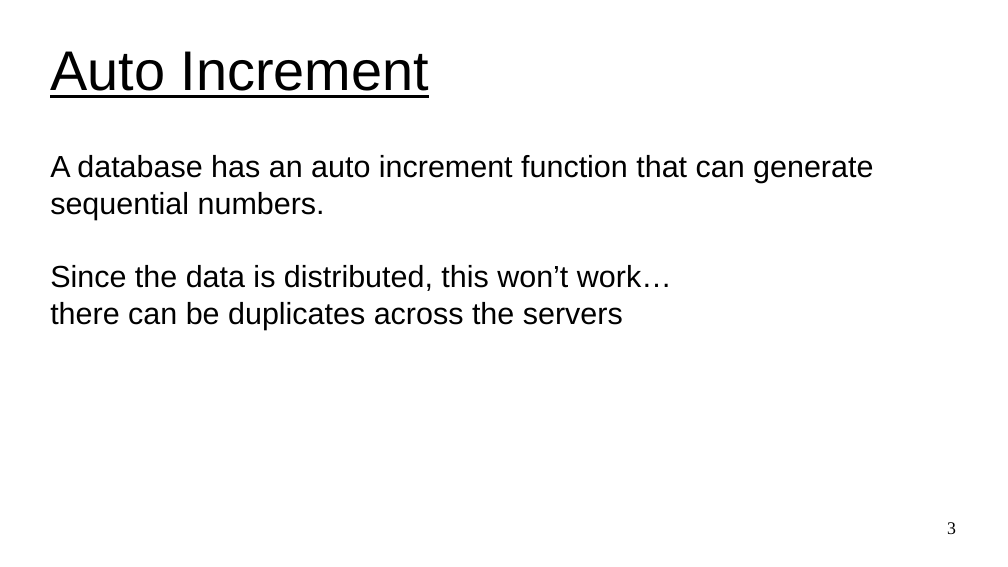
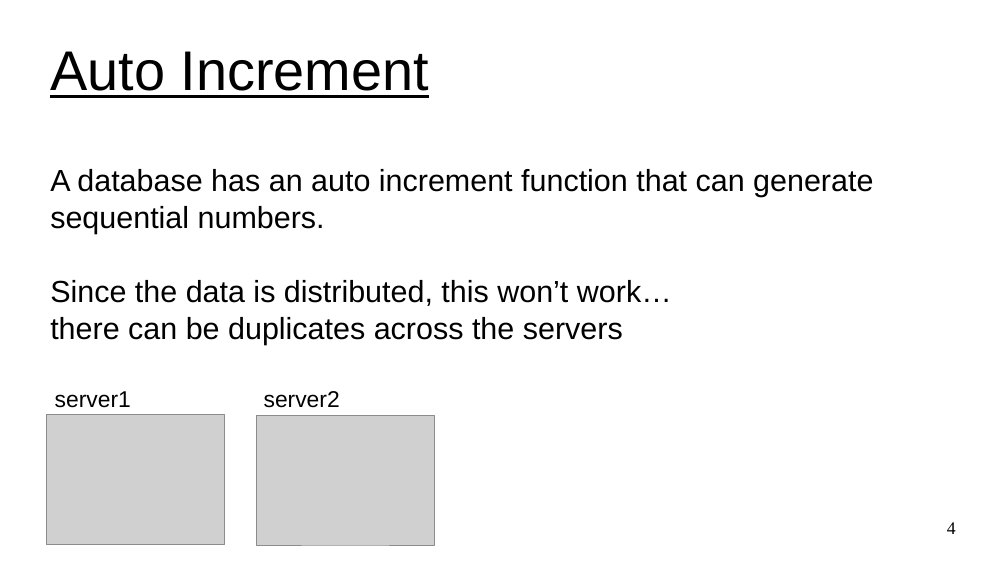
Before and after one commit to UVADS/distributed_computing, a slide deck: slide 4 of 03_dataframes_and_spark_sql/design_unique_id_generator.ppt (slide 3 before the commit). Drawn at 1008x567 pixels with LibreOffice and Linux fonts; fonts in the diff are those of the drawing; grey boxes stand for pictures. Boxes give left, top, right and bottom in pixels: in the first picture for what was removed or moved away, otherwise in the second. Text is boxed around its words. In the diff, an @@ line names an element or a change of style, - is before the commit and + after.

```diff
--- a/03_dataframes_and_spark_sql/design_unique_id_generator.ppt
+++ b/03_dataframes_and_spark_sql/design_unique_id_generator.ppt
@@ subtitle "A database has an auto ...": place and size @@
-subtitle "A database has an auto ..." at bbox=[50, 155, 873, 330]
+subtitle "A database has an auto ..." at bbox=[50, 169, 873, 345]
@@ picture added at bbox=[47, 415, 225, 545] @@
@@ text added at bbox=[55, 391, 131, 408], 18 pt, text #000000 @@
+server1
@@ picture added at bbox=[256, 415, 434, 545] @@
@@ text added at bbox=[264, 391, 340, 408], 18 pt, text #000000 @@
+server2
@@ page number at bbox=[947, 522, 956, 534]: text changed @@
-3
+4
```
Also in this commit, not shown: 4 other slides changed, 1 slide added, 4 other files.
